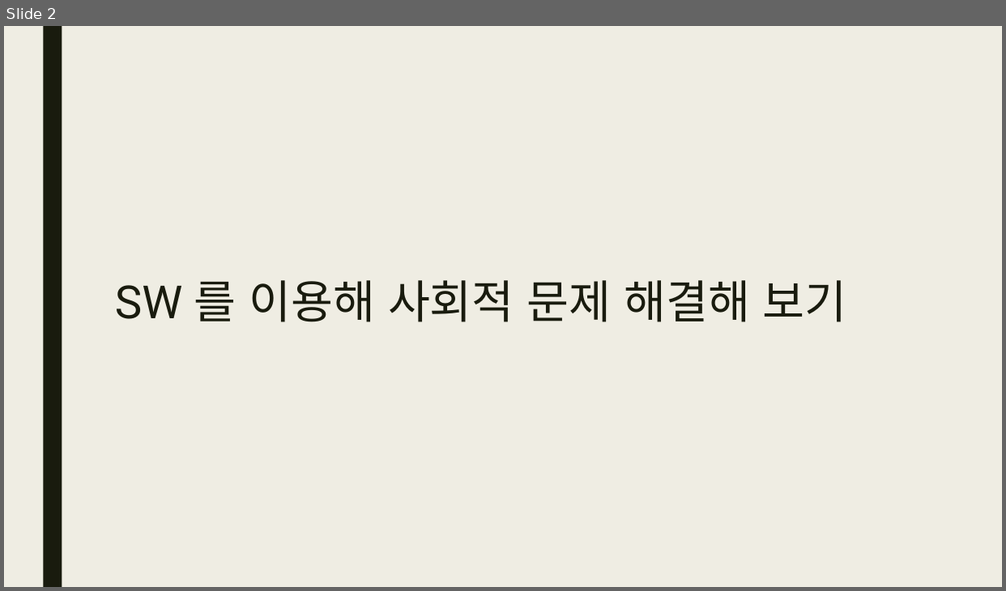
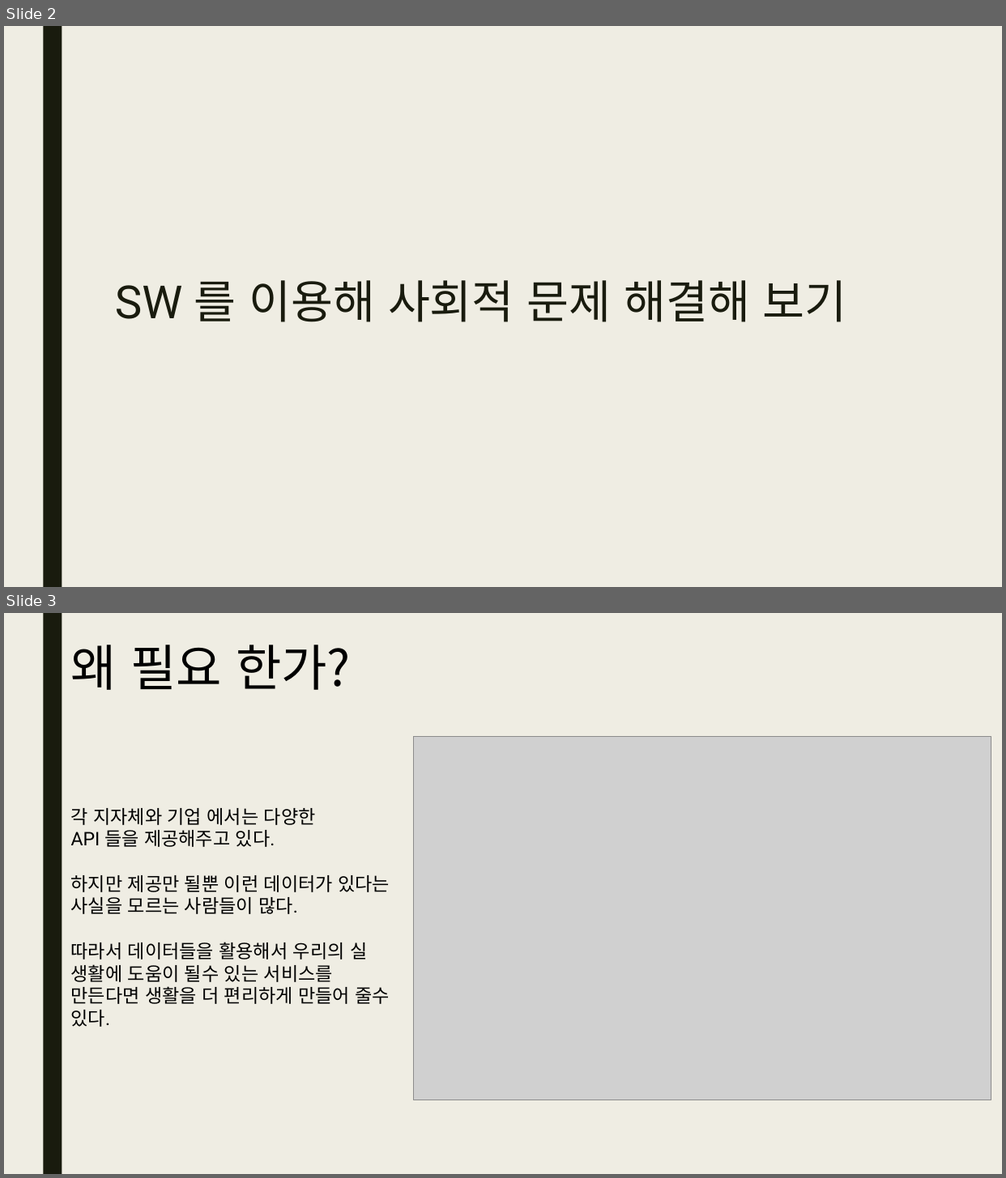
Before and after one commit to gomtings/JeoninHighSchool, a slide deck: 수업교제/python_calss7.pptx. Shown one above the other, each under a label of ours: slide 2 before the commit, slides 2 and 3 after it. The pictures are 1006x591 and 1006x1178 pixels, drawn with LibreOffice and Linux fonts; fonts in the diff are those of the drawing; grey boxes stand for pictures. Boxes give left, top, right and bottom in pixels: in the first picture for what was removed or moved away, otherwise in the second. Text is boxed around its words. In the diff, an @@ line names an element or a change of style, - is before the commit and + after.

```diff
--- a/수업교제/python_calss7.pptx
+++ b/수업교제/python_calss7.pptx
@@ slide 3 added at (x1=4, y1=613, x2=1002, y2=1174), background #EFEDE3; not listed: 1 template element that a slide beside it also shows @@
@@ text added at (x1=71, y1=645, x2=351, y2=690), 47.8 pt, text #000000 @@
+왜 필요 한가?
@@ picture added at (x1=414, y1=736, x2=991, y2=1101) @@
@@ text added at (x1=71, y1=808, x2=390, y2=1027), 18 pt, text #000000 @@
+각 지자체와 기업 에서는 다양한
+API 들을 제공해주고 있다.
+하지만 제공만 될뿐 이런 데이터가 있다는 사실을 모르는 사람들이 많다.
+따라서 데이터들을 활용해서 우리의 실 생활에 도움이 될수 있는 서비스를 만든다면 생활을 더 편리하게 만들어 줄수 있다.
```
Also in this commit, not shown: 2 slides changed, 2 other slides added, 1 slide removed.
